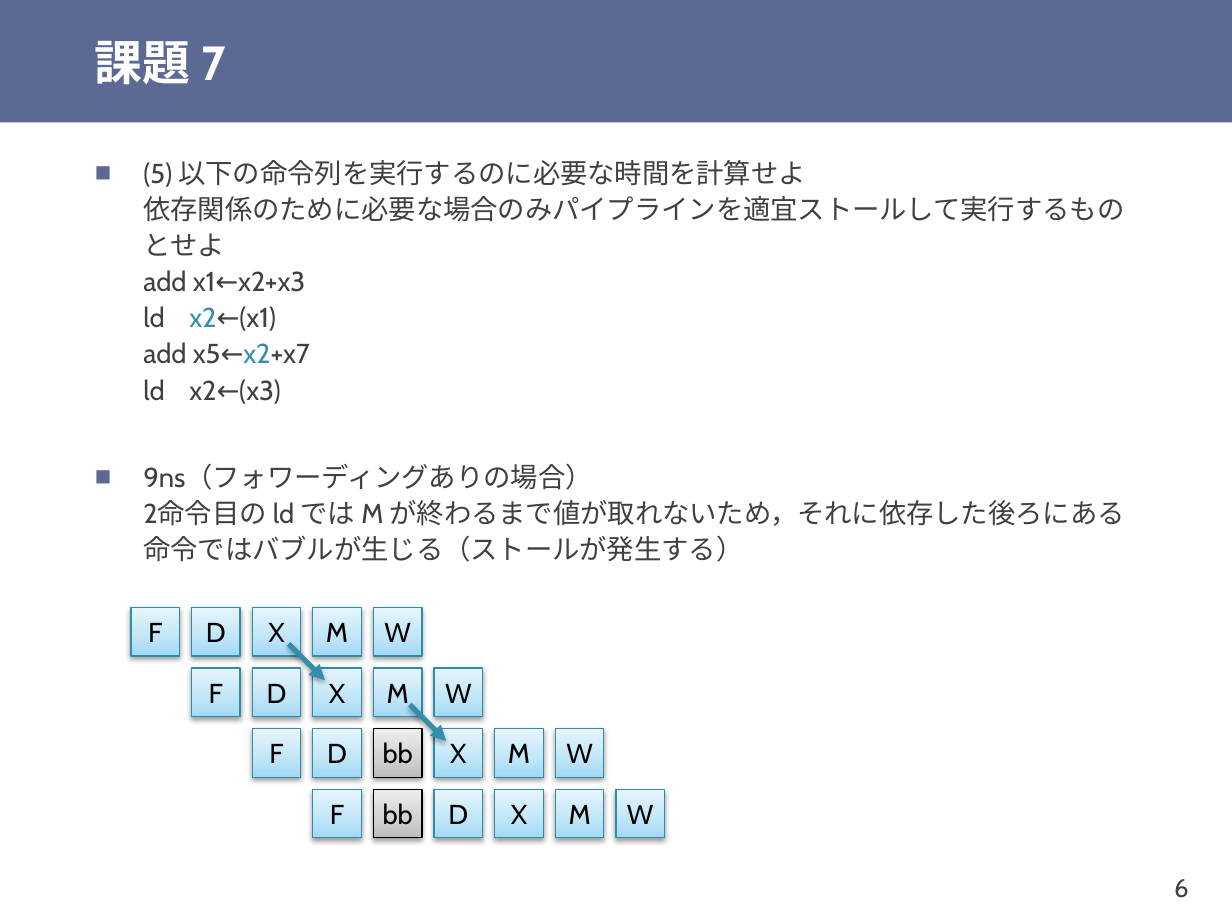
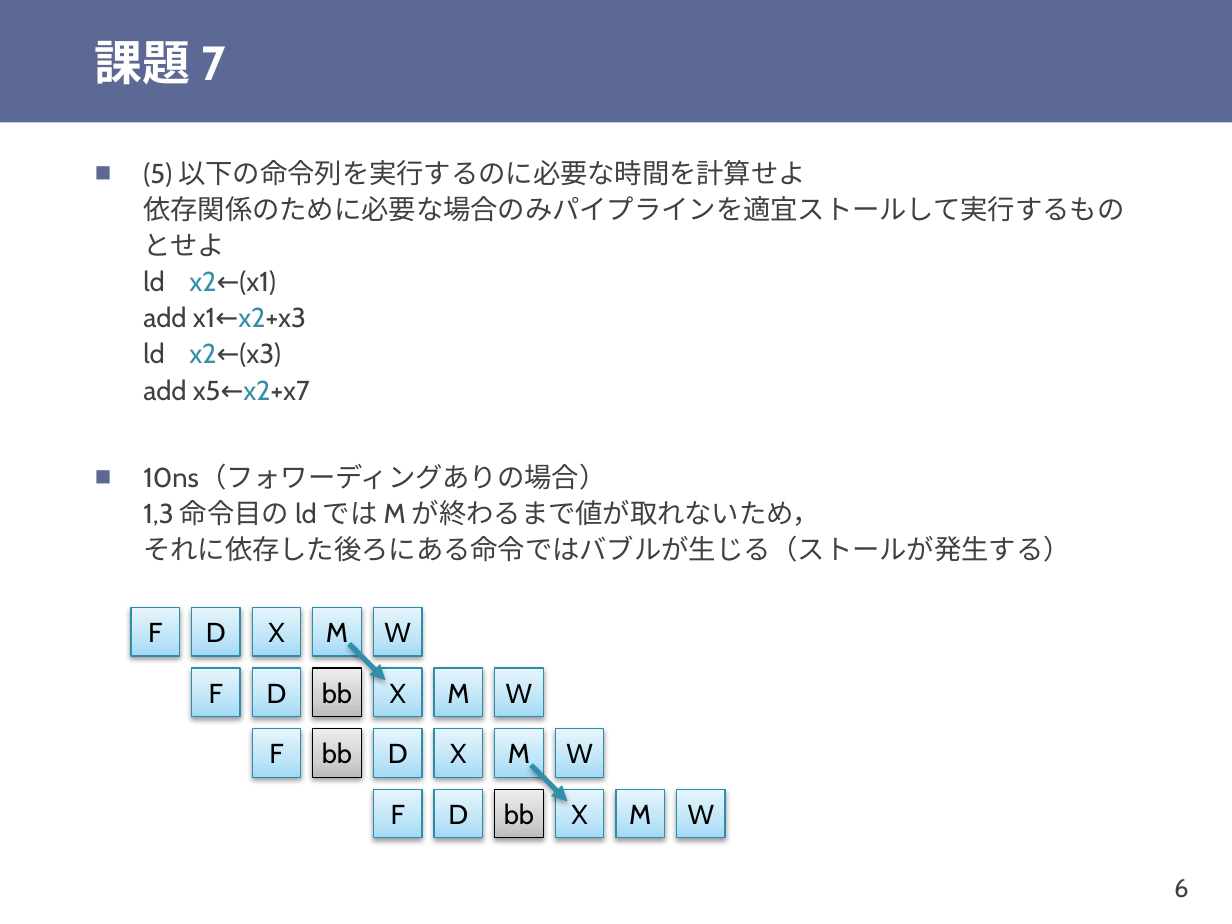
Before and after one commit to shioyadan/otya-computer-architecture-i, a slide deck: slide 6 of cai-shioya-08.pptx. Drawn at 1232x924 pixels with LibreOffice and Linux fonts; fonts in the diff are those of the drawing. Boxes give left, top, right and bottom in pixels: in the first picture for what was removed or moved away, otherwise in the second. Text is boxed around its words. In the diff, an @@ line names an element or a change of style, - is before the commit and + after.

```diff
--- a/cai-shioya-08.pptx
+++ b/cai-shioya-08.pptx
@@ text at (143,160,1124,562): text changed @@
-■ (5) 以下の命令列を実行するのに必要な時間を計算せよ
-  依存関係のために必要な場合のみパイプラインを適宜ストールして実行するものとせよ
-  add x1←x2+x3
-  ld x2←(x1)
-  add x5←x2+x7
-  ld x2←(x3)
-■ 9ns（フォワーディングありの場合）
-  2命令目の ld では M が終わるまで値が取れないため，それに依存した後ろにある命令ではバブルが生じる（ストールが発生する）
+■ (5) 以下の命令列を実行するのに必要な時間を計算せよ
+  依存関係のために必要な場合のみパイプラインを適宜ストールして実行するものとせよ
+  ld x2←(x1)
+  add x1←x2+x3
+  ld x2←(x3)
+  add x5←x2+x7
+■ 10ns（フォワーディングありの場合）
+  1,3 命令目の ld では M が終わるまで値が取れないため，
+  それに依存した後ろにある命令ではバブルが生じる（ストールが発生する）
@@ 8 rectangles, 1 arrow: place and size @@
-8 rectangles, 1 arrow at (288,644,664,838)
+8 rectangles, 1 arrow at (349,644,724,838)
@@ rectangle "bb": place and size @@
-rectangle "bb" at (373,729,421,777)
+rectangle "bb" at (313,668,361,716)
@@ rectangle "bb": place and size @@
-rectangle "bb" at (373,790,421,838)
+rectangle "bb" at (313,729,361,777)
@@ arrow moved from (410, 705) - (446, 740) to (531, 765) - (568, 802) @@
@@ rectangle added at (495,790,543,838), fill gradient #BDBDBD to #D1D1D1 to #EEEEEE, outline #000000 0.75 pt, 16 pt, text #000000 @@
+bb
```
Also in this commit, not shown: 24 other slides changed, 5 slides added, 9 slides removed, 1 other file.
